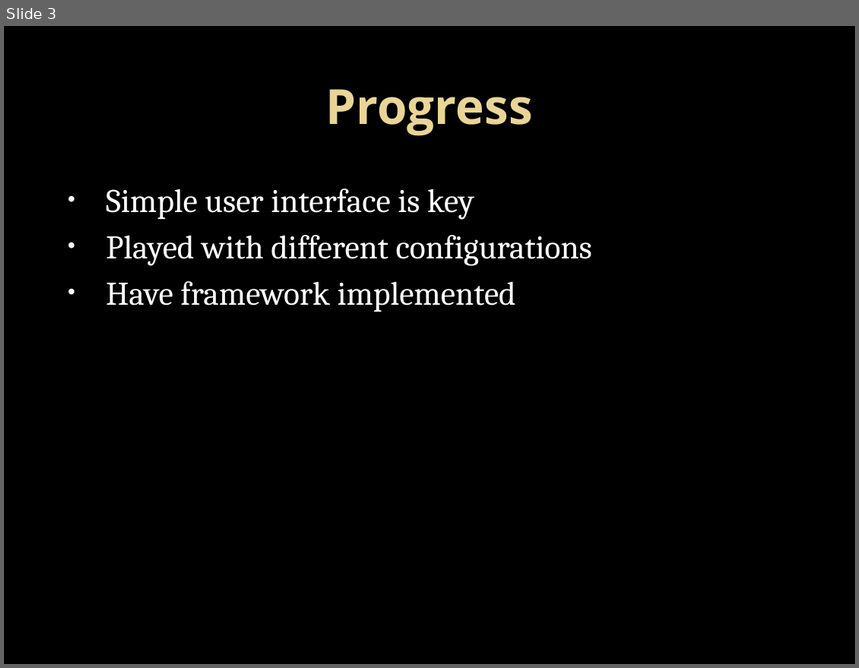
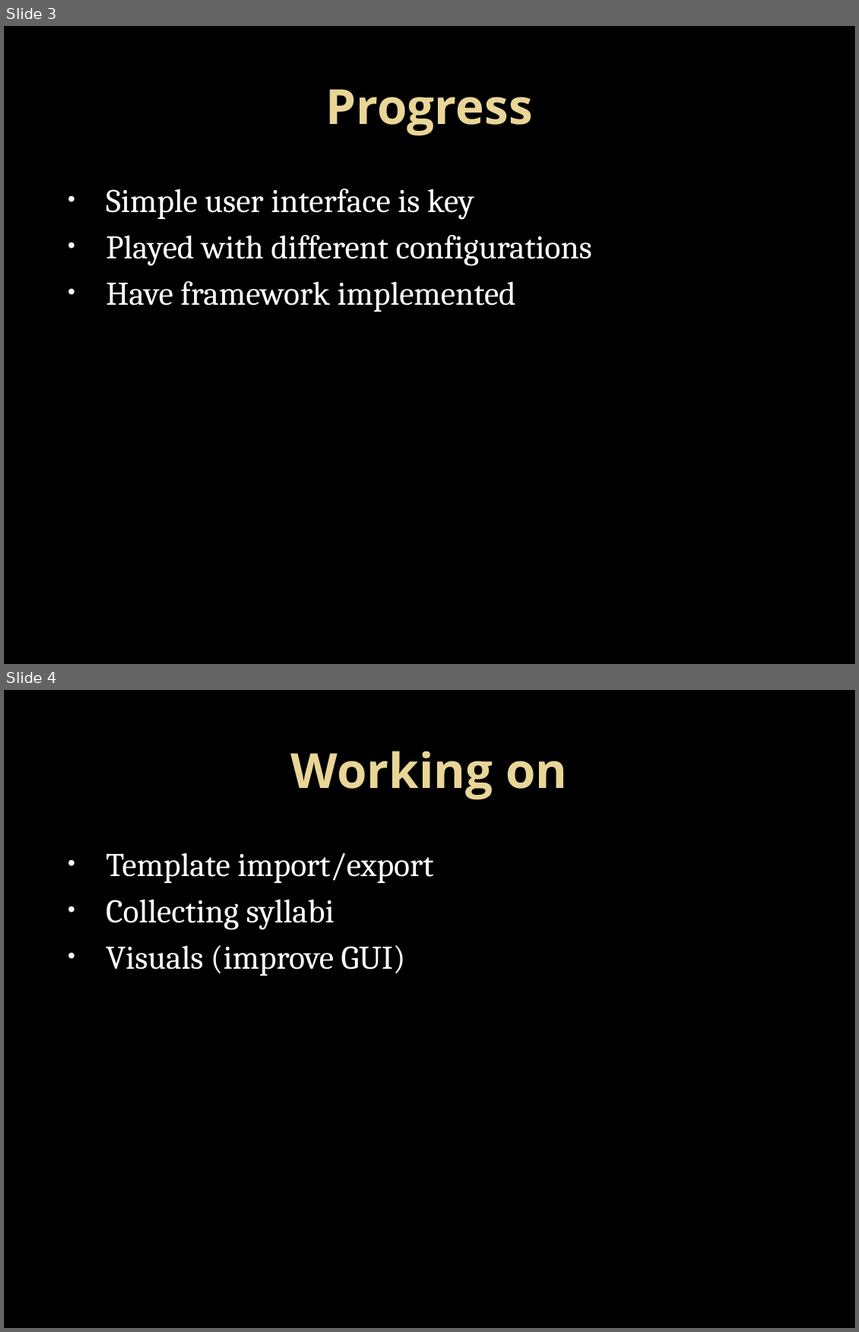
Before and after one commit to CBrown/RPI-Grade-Tracker, a slide deck: MidSemester-Rev1.pptx. Shown one above the other, each under a label of ours: slide 3 before the commit, slides 3 and 4 after it. The pictures are 859x668 and 859x1332 pixels, drawn with LibreOffice and Linux fonts; fonts in the diff are those of the drawing; background and template pictures are left out. Boxes give left, top, right and bottom in pixels: in the first picture for what was removed or moved away, otherwise in the second. Text is boxed around its words. In the diff, an @@ line names an element or a change of style, - is before the commit and + after.

```diff
--- a/MidSemester-Rev1.pptx
+++ b/MidSemester-Rev1.pptx
@@ slide 4 added at [4, 690, 855, 1328], background picture (left out) @@
@@ title added at [291, 751, 567, 800], 41 pt, text gradient #EAD696 to #E7D081, bold @@
+Working on
@@ text added at [106, 853, 433, 976], 28 pt, text #FFFFFF @@
+• Template import/export
+• Collecting syllabi
+• Visuals (improve GUI)
```
Also in this commit, not shown: 2 slides changed, 1 other file.
